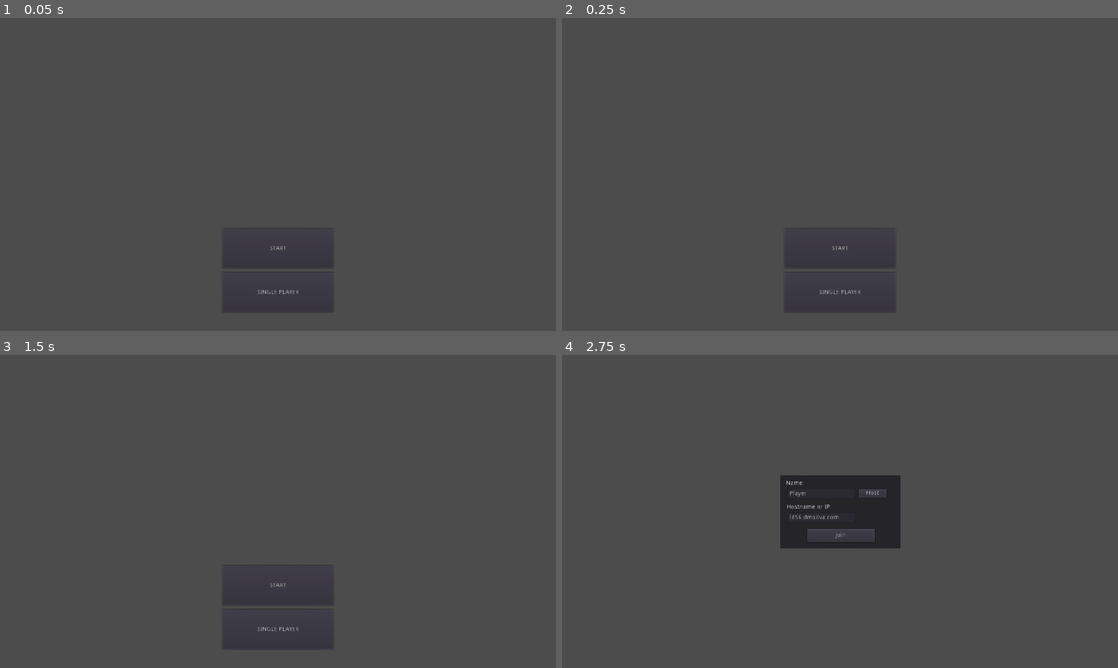
Above: before the commit, frames 1-4 (two rows, left to right).
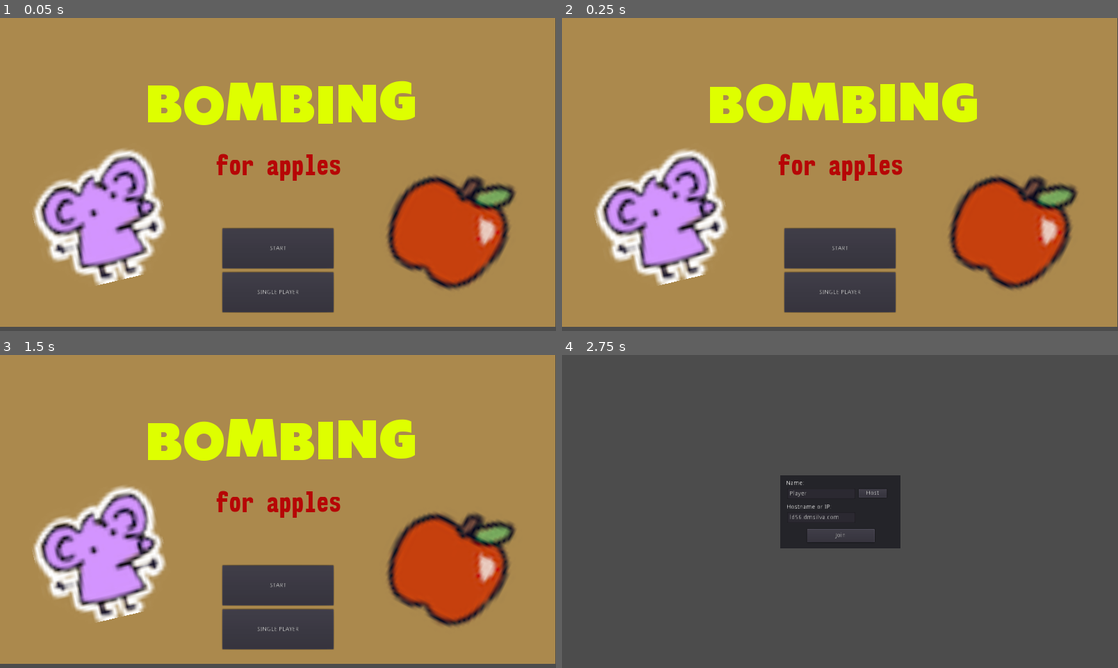
Above: after the commit, the same moments.

Repository: davesilva/ludum-dare-56
Game: Godot game, scene res://game/MAIN.tscn
The game is run twice, just before and just after one commit, with the same random seed, the same clock (stepped at 60 frames per second) and the same inputs.
Inputs:
- Up to frame 1 (0.05 s): no input
- Up to frame 2 (0.25 s): no input
- Up to frame 3 (1.5 s): click "START" at 0.5 s; click "Host" at 1.25 s
- Up to frame 4 (2.75 s): click "START" at 2 s

The runs differ from the first frame. In frame 1, 93% of the frame differs, in the area x 0-100%, y 0-99%; in frame 2, 93%; in frame 3, 93%; in frame 4, nothing differs.

Commit message:
Title Screen

Diff:
--- a/game/contexts/title_context/title_context.tscn
+++ b/game/contexts/title_context/title_context.tscn
@@ -1,9 +1,27 @@
-[gd_scene load_steps=2 format=2]
+[gd_scene load_steps=9 format=2]
 
 [ext_resource path="res://game/contexts/title_context/title_context.gd" type="Script" id=1]
+[ext_resource path="res://addons/first_party/assets/fonts/boldstrom_d.otf" type="DynamicFontData" id=2]
+[ext_resource path="res://addons/first_party/assets/fonts/nk57_monospace.ttf" type="DynamicFontData" id=3]
+[ext_resource path="res://game/entities/player/mouse_02_body.PNG" type="Texture" id=4]
+[ext_resource path="res://game/entities/player/mouse_02_outline.PNG" type="Texture" id=5]
+[ext_resource path="res://game/items/apple.PNG" type="Texture" id=6]
+
+[sub_resource type="DynamicFont" id=1]
+size = 120
+font_data = ExtResource( 2 )
+
+[sub_resource type="DynamicFont" id=2]
+size = 61
+font_data = ExtResource( 3 )
 
 [node name="TitleContext" type="Node"]
 script = ExtResource( 1 )
+
+[node name="ColorRect" type="ColorRect" parent="."]
+margin_right = 1279.0
+margin_bottom = 711.0
+color = Color( 0.67451, 0.541176, 0.305882, 1 )
 
 [node name="start_button" type="Button" parent="."]
 anchor_left = 0.4
@@ -21,3 +39,41 @@
 margin_top = 81.0
 margin_bottom = 101.0
 text = "SINGLE PLAYER"
+
+[node name="RichTextLabel" type="RichTextLabel" parent="."]
+modulate = Color( 0.87451, 1, 0, 1 )
+margin_left = 318.0
+margin_top = 118.0
+margin_right = 978.0
+margin_bottom = 432.0
+custom_fonts/normal_font = SubResource( 1 )
+bbcode_enabled = true
+bbcode_text = "[center][wave amp=50.0 freq=5.0 connected=1]bombing[/wave]"
+text = "bombing"
+
+[node name="Label" type="Label" parent="."]
+modulate = Color( 0.717647, 0.027451, 0.027451, 1 )
+margin_left = 482.0
+margin_top = 271.0
+margin_right = 802.0
+margin_bottom = 404.0
+custom_fonts/font = SubResource( 2 )
+text = "for apples"
+align = 1
+valign = 1
+
+[node name="Sprite" type="Sprite" parent="."]
+self_modulate = Color( 0.831373, 0.584314, 1, 1 )
+position = Vector2( 230, 460 )
+rotation = -0.232502
+scale = Vector2( 7.48, 7.48 )
+texture = ExtResource( 4 )
+
+[node name="Sprite" type="Sprite" parent="Sprite"]
+texture = ExtResource( 5 )
+
+[node name="Sprite2" type="Sprite" parent="."]
+position = Vector2( 1027, 484 )
+rotation = 0.46621
+scale = Vector2( 8.16, 8.16 )
+texture = ExtResource( 6 )
